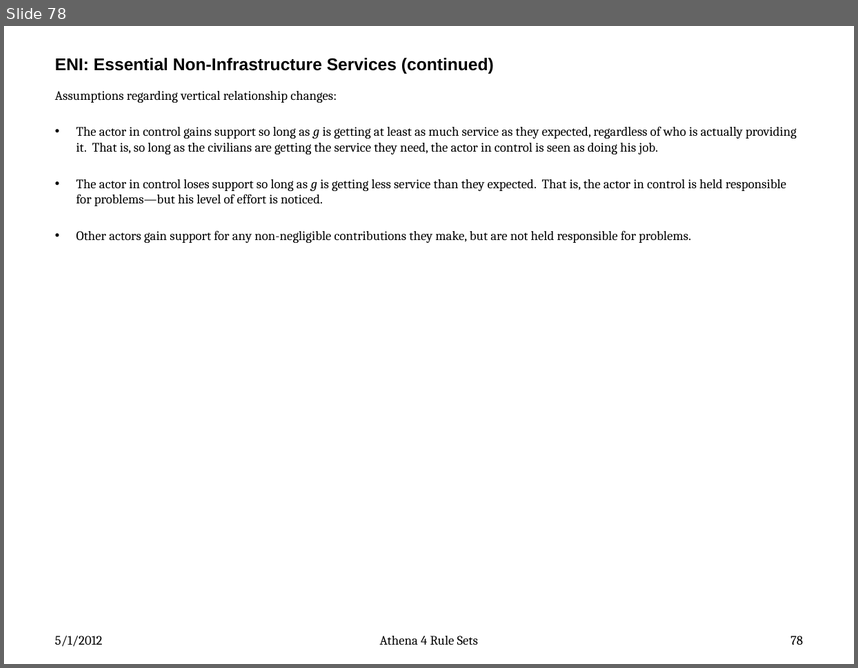
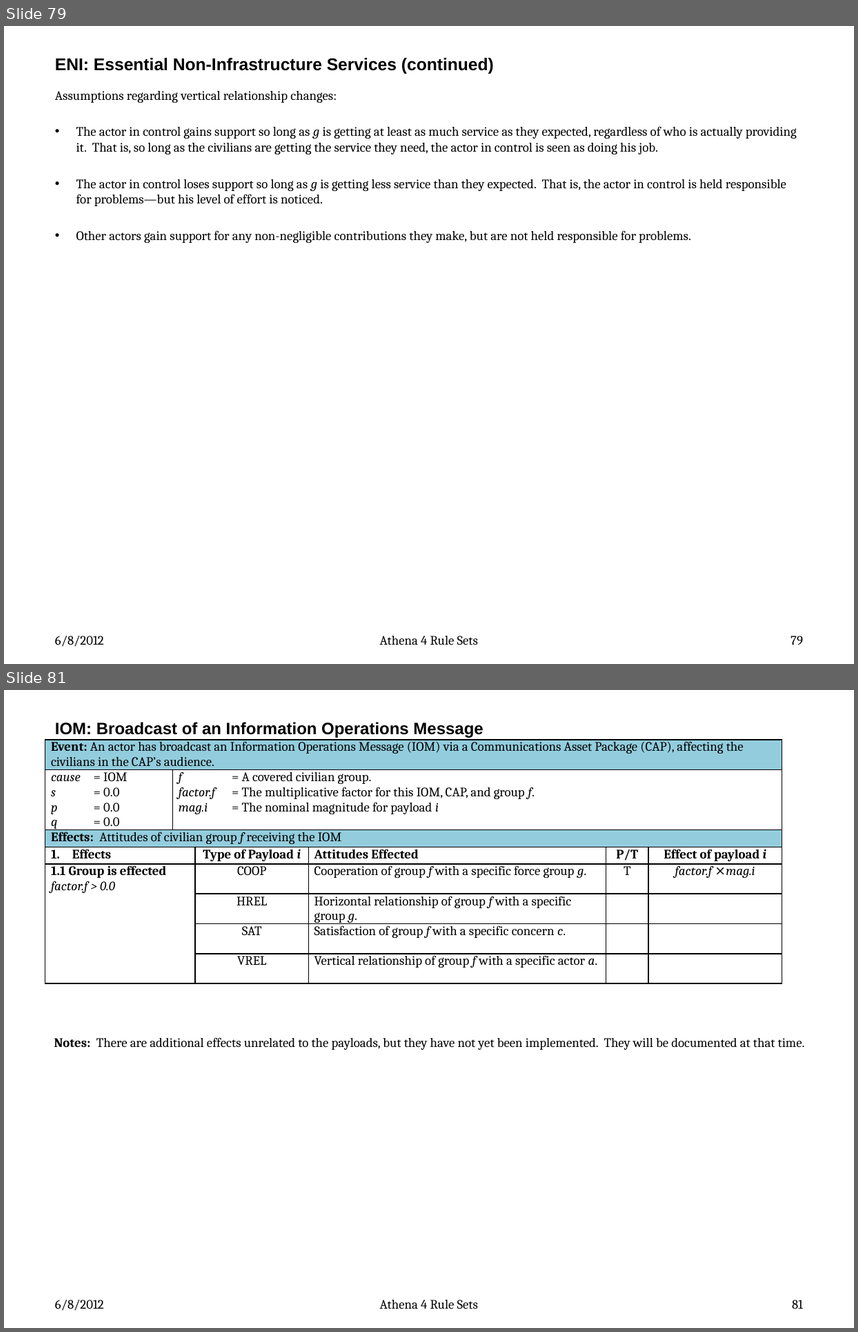
Before and after one commit to AthenaModel/athena-legacy, a slide deck: docs/dev/rules.pptx. Shown one above the other, each under a label of ours: slide 78 before the commit, slides 79 and 81 after it; the slides between them are not shown. The pictures are 858x668 and 858x1332 pixels, drawn with LibreOffice and Linux fonts; fonts in the diff are those of the drawing. Boxes give left, top, right and bottom in pixels: in the first picture for what was removed or moved away, otherwise in the second. Text is boxed around its words. In the diff, an @@ line names an element or a change of style, - is before the commit and + after.

Commit message:
Added the IOM rule set, as it currently exists, to the Rules document.

```diff
--- a/docs/dev/rules.pptx
+++ b/docs/dev/rules.pptx
@@ slide 81 added at [4, 690, 854, 1328], background #FFFFFF @@
@@ title added at [55, 722, 483, 738], 14 pt, text #000000, bold @@
+IOM: Broadcast of an Information Operations Message
@@ table added at [45, 739, 782, 988], 8 rows, 6 columns @@
+Event: An actor has broadcast an Information Operations Message (IOM) via a Communications Asset Package (CAP), affecting the civilians in the CAP’s audience. |  |  |  |  | 
+cause = IOM / s = 0.0 / p = 0.0 / q = 0.0 | f = A covered civilian group. / factor.f = The multiplicative factor for this IOM, CAP, and group f. / mag.i = The nominal magnitude for payload i |  |  |  | 
+Effects: Attitudes of civilian group f receiving the IOM |  |  |  |  | 
+Effects |  | Type of Payload i | Attitudes Effected | P/T | Effect of payload i
+1.1 Group is effected / factor.f > 0.0 |  | COOP | Cooperation of group f with a specific force group g. | T | factor.f ⨯mag.i
+ |  | HREL | Horizontal relationship of group f with a specific group g. |  | 
+ |  | SAT | Satisfaction of group f with a specific concern c. |  | 
+ |  | VREL | Vertical relationship of group f with a specific actor a. |  | 
@@ text added at [54, 1037, 805, 1049], 11 pt, text #000000 @@
+Notes: There are additional effects unrelated to the payloads, but they have not yet been implemented. They will be documented at that time.
@@ text added at [55, 1299, 104, 1310], 11 pt, text #000000 @@
+6/8/2012
@@ text added at [380, 1299, 478, 1309], 11 pt, text #000000 @@
+Athena 4 Rule Sets
@@ page number added at [792, 1299, 803, 1308], 11 pt, text #000000 @@
+81
@@ what was slide 78 is now slide 79 @@
@@ slide 79 changed as well @@
@@ text at [55, 635, 104, 646]: text changed @@
-5/1/2012
+6/8/2012
@@ page number at [791, 635, 803, 644]: text changed @@
-78
+79
```
Also in this commit, not shown: 79 other slides changed, 2 other slides added.
